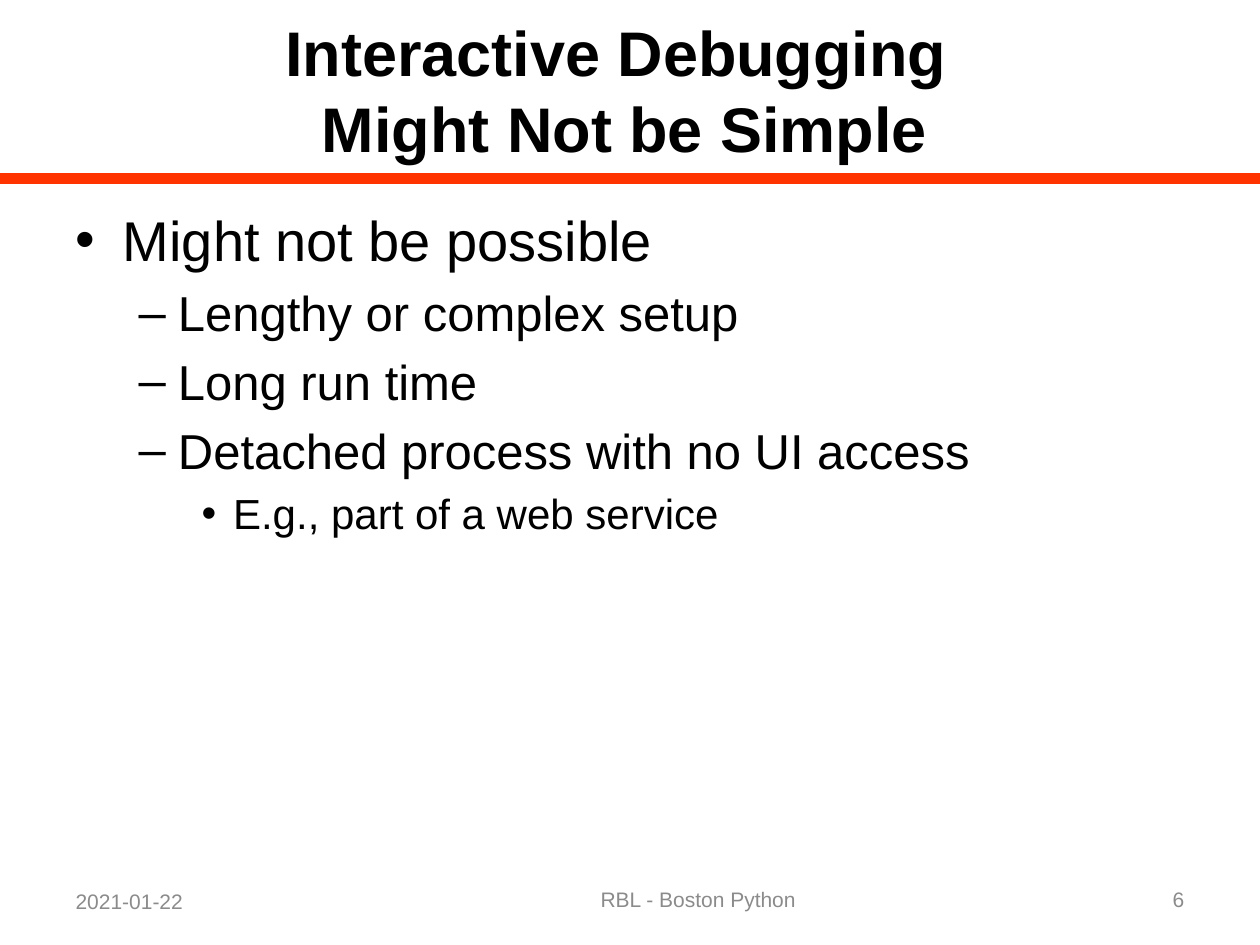
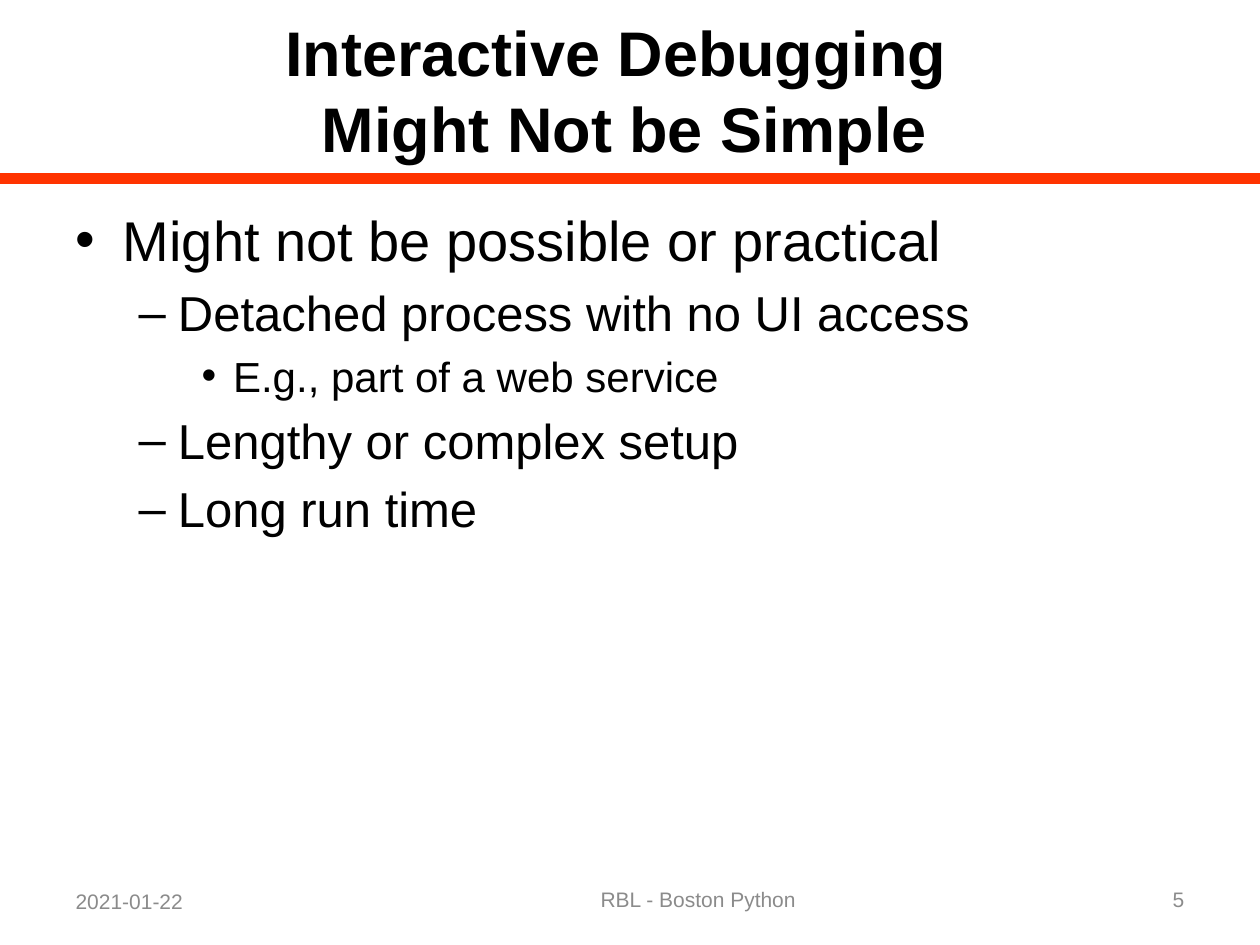
Before and after one commit to rblandau/NewTrace, a slide deck: slide 5 of docs/OfflineDebugging/A Dinosaur and a Python 04.pptx (slide 6 before the commit). Drawn at 1260x945 pixels with LibreOffice and Linux fonts; fonts in the diff are those of the drawing. Boxes give left, top, right and bottom in pixels: in the first picture for what was removed or moved away, otherwise in the second. Text is boxed around its words. In the diff, an @@ line names an element or a change of style, - is before the commit and + after.

```diff
--- a/docs/OfflineDebugging/A Dinosaur and a Python 04.pptx
+++ b/docs/OfflineDebugging/A Dinosaur and a Python 04.pptx
@@ text at box(123, 220, 969, 400): text changed @@
-• Might not be possible
+• Might not be possible or practical
+  – Detached process with no UI access
+    • E.g., part of a web service
@@ text at box(178, 433, 969, 537): paragraphs removed @@
-  – Detached process with no UI access
-    • E.g., part of a web service
@@ page number at box(1173, 892, 1185, 907): text changed @@
-6
+5
```
Also in this commit, not shown: 24 other slides changed, 1 slide removed, 5 other files.
